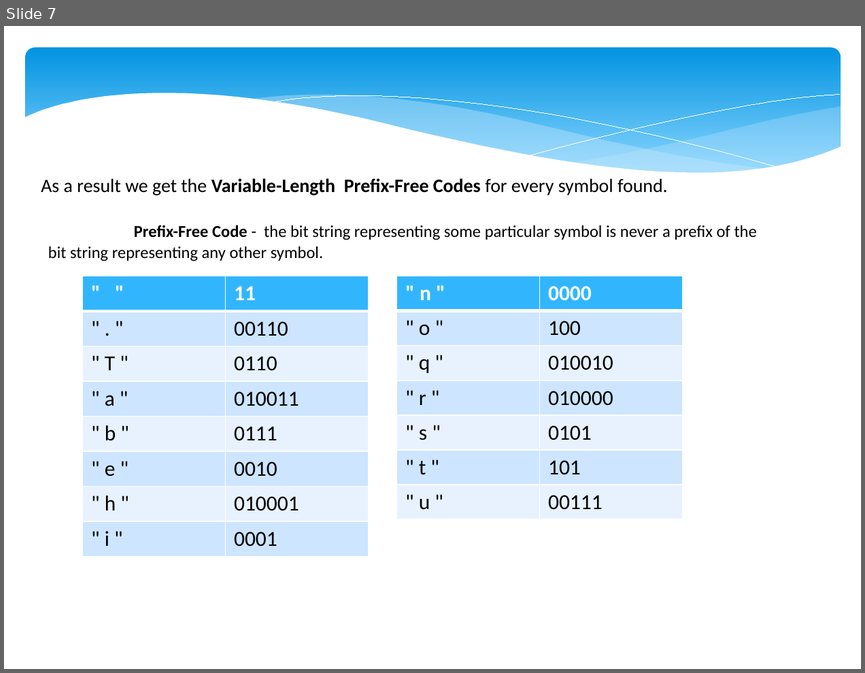
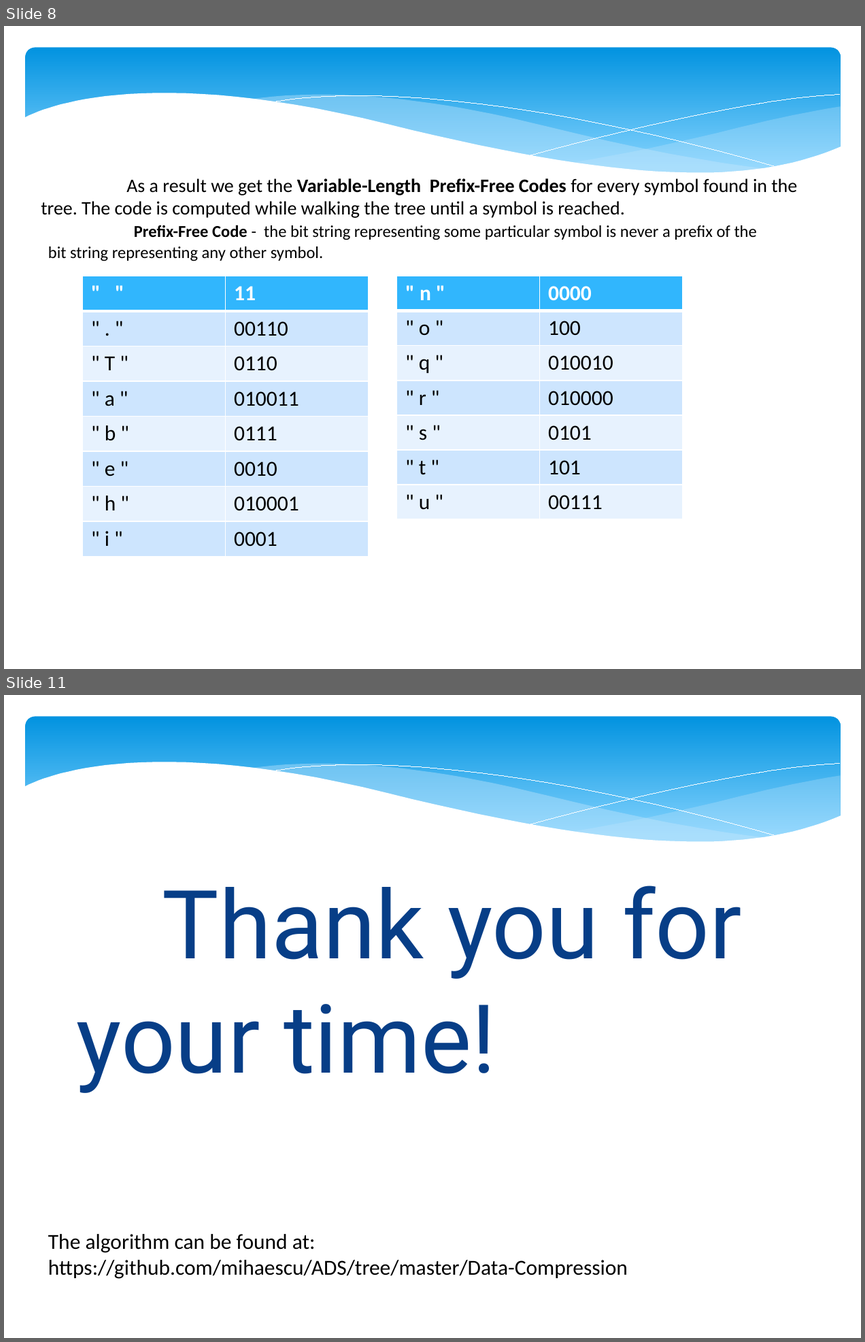
Before and after one commit to mihaescu/ADS, a slide deck: Data-Compression/Huffman.pptx. Shown one above the other, each under a label of ours: slide 7 before the commit, slides 8 and 11 after it; the slides between them are not shown. The pictures are 865x673 and 865x1342 pixels, drawn with LibreOffice and Linux fonts; fonts in the diff are those of the drawing. Boxes give left, top, right and bottom in pixels: in the first picture for what was removed or moved away, otherwise in the second. Text is boxed around its words. In the diff, an @@ line names an element or a change of style, - is before the commit and + after.

```diff
--- a/Data-Compression/Huffman.pptx
+++ b/Data-Compression/Huffman.pptx
@@ slide 11 added at [4,695,861,1338], background #FFFFFF; not listed: 6 template elements that a slide beside it also shows @@
@@ text added at [77,885,742,1093], 80 pt, text #073E87 @@
+Thank you for your time!
@@ text added at [48,1234,628,1278], 18 pt, text #000000 @@
+The algorithm can be found at:
+https://github.com/mihaescu/ADS/tree/master/Data-Compression
@@ what was slide 7 is now slide 8 @@
@@ slide 8 changed as well @@
@@ text at [41,178,797,218]: text changed @@
-As a result we get the Variable-Length Prefix-Free Codes for every symbol found.
+As a result we get the Variable-Length Prefix-Free Codes for every symbol found in the tree. The code is computed while walking the tree until a symbol is reached.
```
Also in this commit, not shown: 7 other slides changed, 2 other slides added, 3 slides removed, 1 other file.
